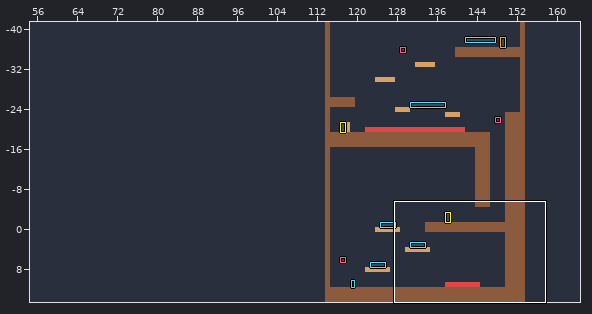
LDtk project: levels/lumi.ldtk. The first picture is a wide view before the edit; the outline marks the close-up.
Close-up. Before the commit:
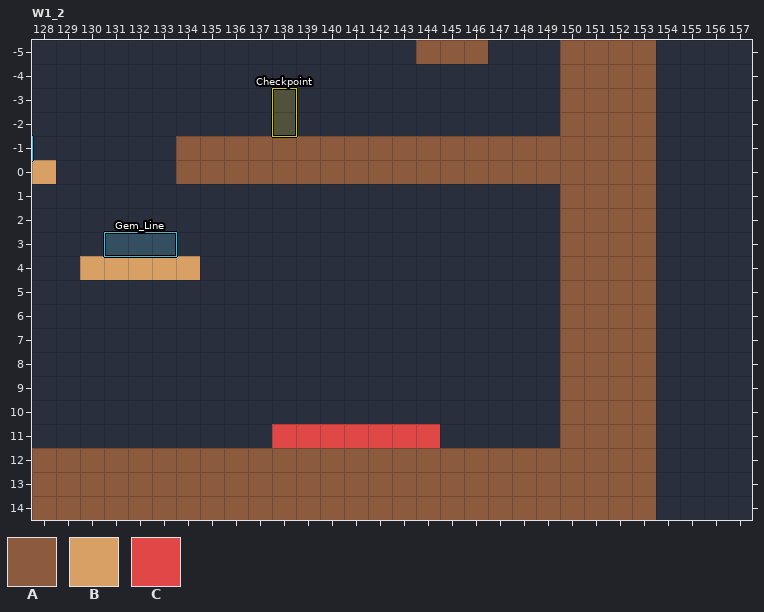
Cells are 16x16 px. Shown: W1_2 x 128..157, y -5..14. The commit also changed other parts of the map, which this record leaves out. The old version is drawn lined up with the new one.
Key: from "Collision": A 1 "Rock", B 2 "Platform", C 3 "Spikes".
_ is an empty cell.
Objects are placed by their top-left corner, in cells (3,4 is the top-left corner of cell 3,4); size is 1x1 cell unless given.
Layer "Collision" before, first column x 128:
-5 ________________AAA___AAAA____
-4 ______________________AAAA____
-3 ______________________AAAA____
-2 ______________________AAAA____
-1 ______AAAAAAAAAAAAAAAAAAAA____
 0 B_____AAAAAAAAAAAAAAAAAAAA____
 1 ______________________AAAA____
 2 ______________________AAAA____
 3 ______________________AAAA____
 4 __BBBBB_______________AAAA____
 5 ______________________AAAA____
 6 ______________________AAAA____
 7 ______________________AAAA____
 8 ______________________AAAA____
 9 ______________________AAAA____
10 ______________________AAAA____
11 __________CCCCCCC_____AAAA____
12 AAAAAAAAAAAAAAAAAAAAAAAAAA____
13 AAAAAAAAAAAAAAAAAAAAAAAAAA____
14 AAAAAAAAAAAAAAAAAAAAAAAAAA____
Objects on layer "Entities" before:
"Checkpoint" rectangle at 138,-3 size 1x2
"Gem_Line" rectangle at 131,3 size 3x1
And afterwards:
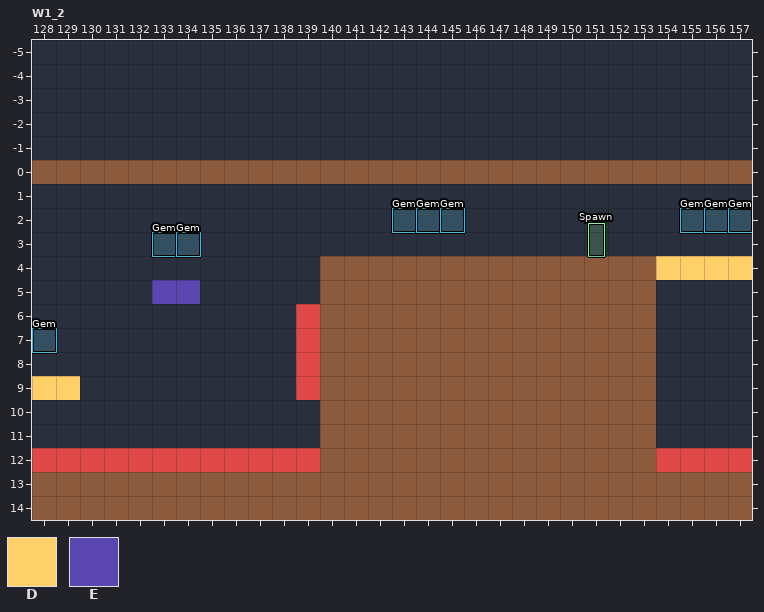
Further tiles: from "Collision": D 6 "Light", E 7 "Shadow".
Change:
map size 40x56 -> 180x15 cells (old content now starts at 114,-41; both pictures use the new coordinates)
Layer "Collision":
y -5: x 144..146 AAA -> ___; x 150..153 AAAA -> ____
y -4..-2: x 150..153 AAAA -> ____
y -1: x 134..153 AAAAAAAAAAAAAAAAAAAA -> ____________________
y 0: x 128..133 B_____ -> AAAAAA; x 154..157 ____ -> AAAA
y 1..3: x 150..153 AAAA -> ____
y 4: x 130..134 BBBBB -> _____; x 140..149 __________ -> AAAAAAAAAA; x 154..157 ____ -> DDDD
y 5: x 133..134 __ -> EE; x 140..149 __________ -> AAAAAAAAAA
y 6..8: x 139..149 ___________ -> CAAAAAAAAAA
y 9: x 128..129 __ -> DD; x 139..149 ___________ -> CAAAAAAAAAA
y 10: x 140..149 __________ -> AAAAAAAAAA
y 11: x 138..149 CCCCCCC_____ -> __AAAAAAAAAA
y 12: x 128..139 AAAAAAAAAAAA -> CCCCCCCCCCCC; x 154..157 ____ -> CCCC
y 13..14: x 154..157 ____ -> AAAA
Layer "Entities":
added: "Gem" rectangle at 143,2
added: "Gem" rectangle at 144,2
added: "Gem" rectangle at 145,2
added: "Gem" rectangle at 133,3
added: "Gem" rectangle at 134,3
added: "Gem" rectangle at 128,7
added: "Gem" rectangle at 155,2
added: "Gem" rectangle at 156,2
added: "Gem" rectangle at 157,2
added: "Spawn" rectangle at 151.2,2.6 size 0.6x1.4
removed: "Checkpoint" rectangle at 138,-3 size 1x2
removed: "Gem_Line" rectangle at 131,3 size 3x1
